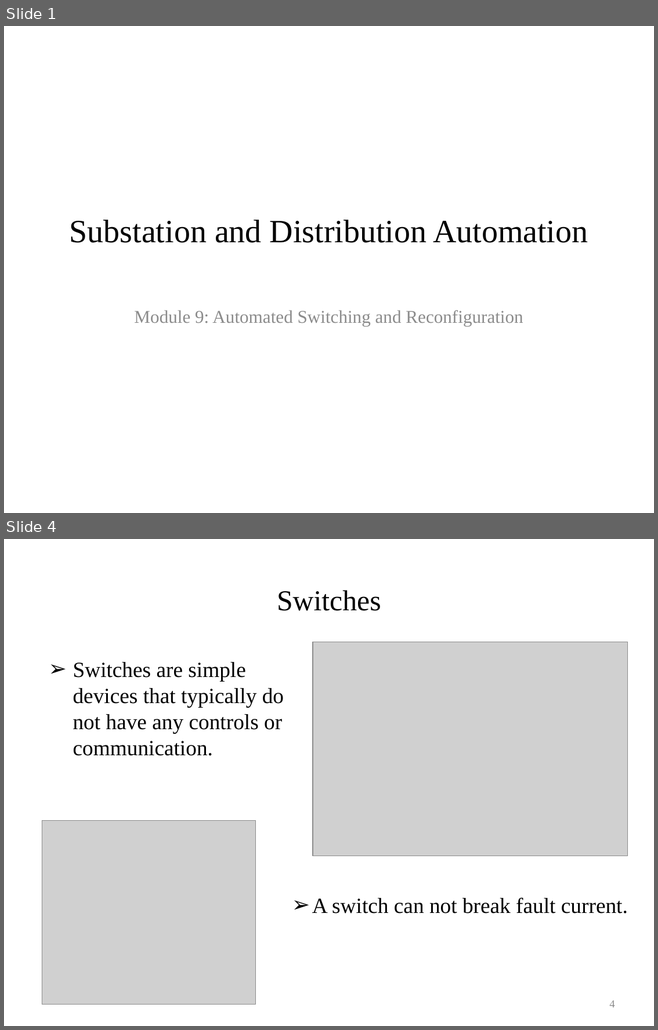
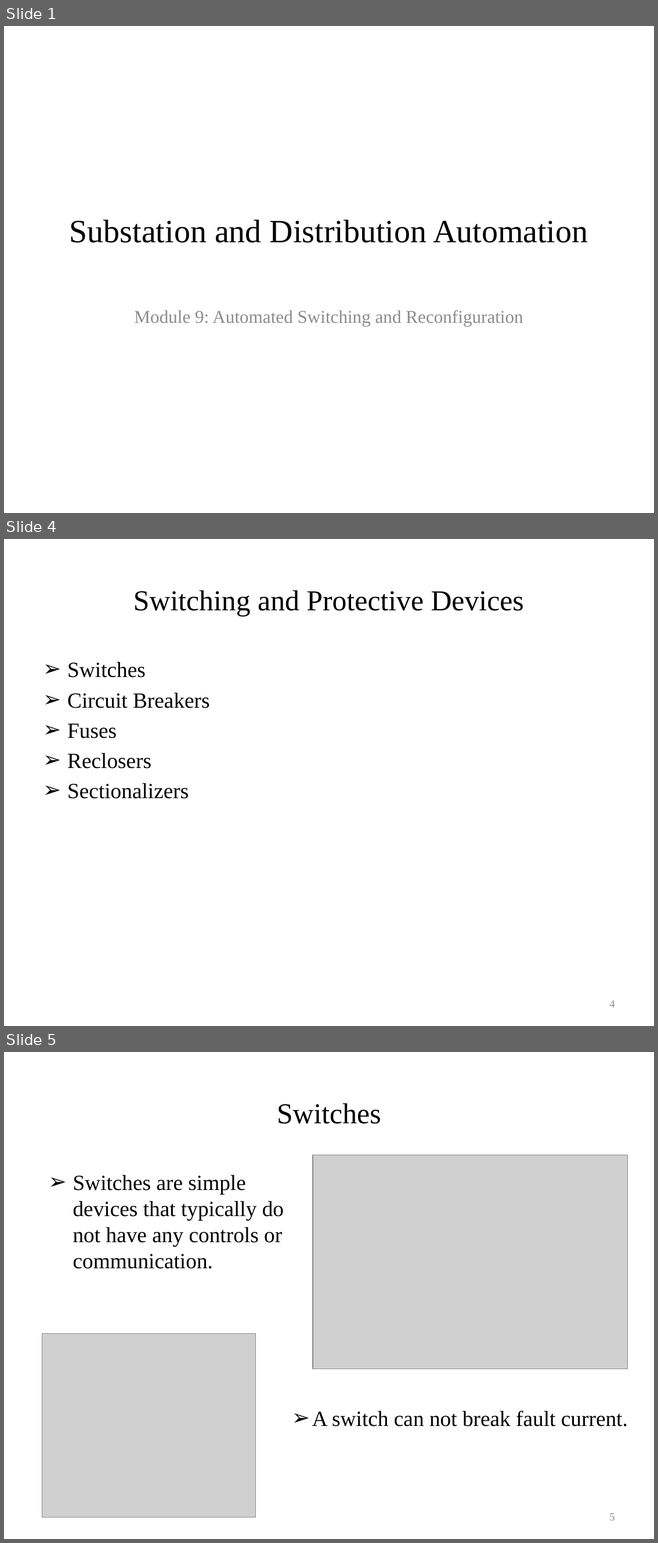
Before and after one commit to gridlab-d/course, a slide deck: University of Washington Class/Module 9 - Automated switching and reconfiguration.pptx. Shown one above the other, each under a label of ours: slides 1 and 4 before the commit, slides 1, 4 and 5 after it; the slides between them are not shown. The pictures are 658x1030 and 658x1543 pixels, drawn with LibreOffice and Linux fonts; fonts in the diff are those of the drawing; grey boxes stand for pictures; background and template pictures are left out. Boxes give left, top, right and bottom in pixels: in the first picture for what was removed or moved away, otherwise in the second. Text is boxed around its words. In the diff, an @@ line names an element or a change of style, - is before the commit and + after.

```diff
--- a/University of Washington Class/Module 9 - Automated switching and reconfiguration.pptx
+++ b/University of Washington Class/Module 9 - Automated switching and reconfiguration.pptx
@@ slide 4 added at (4,539,654,1026), background #FFFFFF @@
@@ title added at (133,590,524,616), 32 pt, text #000000 @@
+Switching and Protective Devices
@@ text added at (67,662,210,799), 24 pt, text #000000 @@
+➢ Switches
+➢ Circuit Breakers
+➢ Fuses
+➢ Reclosers
+➢ Sectionalizers
@@ page number added at (609,1001,614,1008), 12 pt, text #8C8C8C @@
+4
@@ what was slide 4 is now slide 5 @@
@@ page number at (609,1514,614,1521): text changed @@
-4
+5
```
Also in this commit, not shown: 2 slides changed, 4 other slides added, 1 slide removed.
